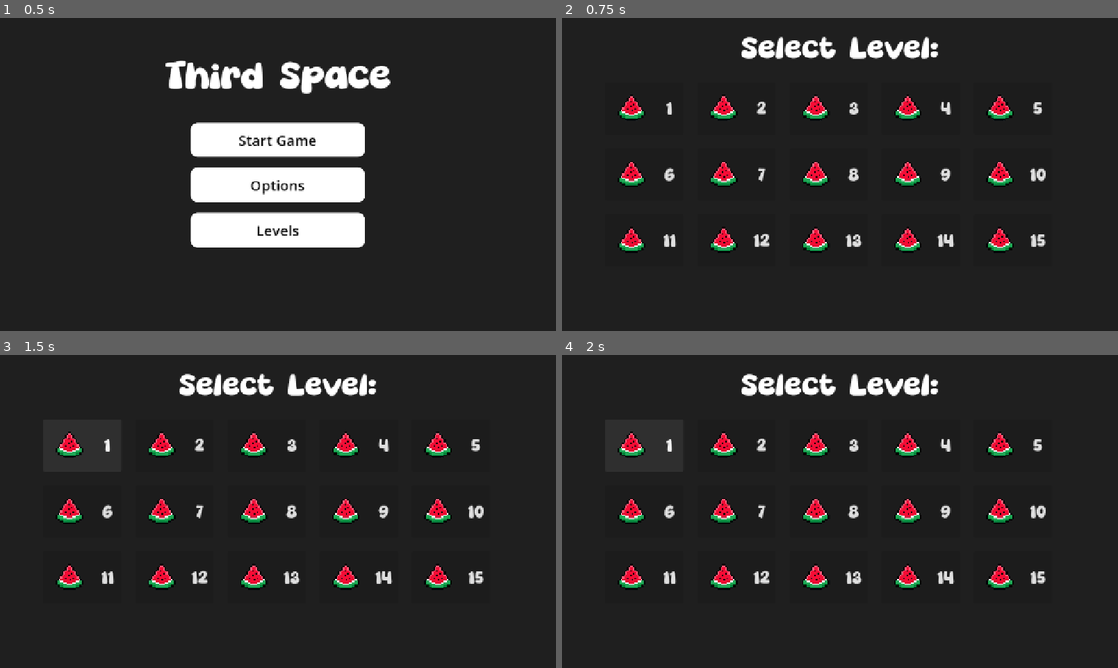
Above: before the commit, frames 1-4 (two rows, left to right).
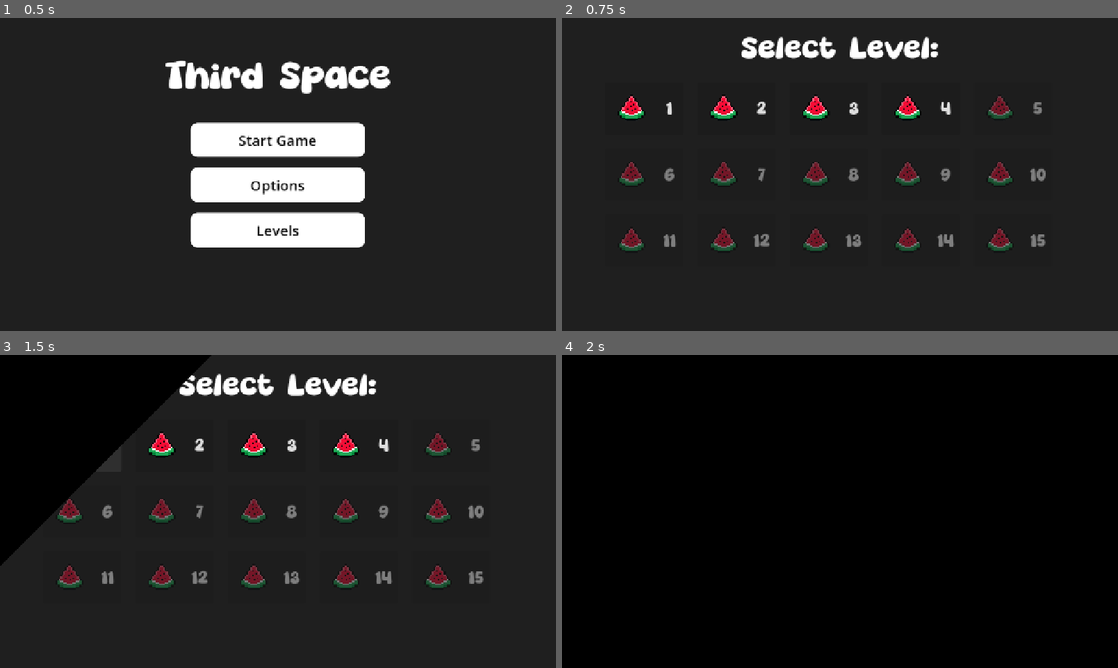
Above: after the commit, the same moments.

Repository: SmoothAsphaltRoads/thirdspacegame
Game: Godot game, scene res://scenes/main_menu.tscn
Same seed, same stepped clock (60 frames per second), same inputs: the game is played once before the commit and once after it.
Inputs:
- Up to frame 1 (0.5 s): no input
- Up to frame 2 (0.75 s): click "Levels" at 0.5 s
- Up to frame 3 (1.5 s): click "1" at 1.25 s
- Up to frame 4 (2 s): no input

Frame 1 is identical in both runs. In frame 2, 2.9% of the frame differs, in the area x 10-87%, y 24-75%; in frame 3, 16%; in frame 4, 99%, in the area x 0-100%, y 0-100%.

Commit message:
hooked up the level select

Diff:
--- a/scenes/main_menu.tscn
+++ b/scenes/main_menu.tscn
@@ -267,7 +267,6 @@
 horizontal_alignment = 1
 vertical_alignment = 1
 
-[connection signal="pressed" from="MainButtons/Button3" to="." method="_on_levels_pressed"]
 [connection signal="pressed" from="Options/Button3" to="." method="_on_back_options_pressed"]
 [connection signal="value_changed" from="Options/AudioControl" to="Options/AudioControl" method="_on_value_changed"]
 [connection signal="toggled" from="Options/FullscreenControl" to="Options/FullscreenControl" method="_on_toggled"]
--- a/scripts/level_manager.gd
+++ b/scripts/level_manager.gd
@@ -24,6 +24,13 @@
 	current_level = current_level % levels.size()
 	change_scene(levels[current_level])
 
+func load_level(index : int) -> void:
+	if is_changing:
+		return
+	current_level = index % levels.size()
+	change_scene(levels[current_level])
+
+
 func restart_level() -> void:
 	change_scene(levels[current_level])
 
--- a/scripts/level_select.gd
+++ b/scripts/level_select.gd
@@ -1,17 +1,15 @@
 extends Control
 
+@onready var rows: VBoxContainer = $MarginContainer/VBoxContainer
 
-# Called when the node enters the scene tree for the first time.
 func _ready() -> void:
-	pass # Replace with function body.
-
-
-# Called every frame. 'delta' is the elapsed time since the previous frame.
-func _process(delta: float) -> void:
-	pass
-func on_level_1_pressed() -> void:
-	get_tree().change_scene_to_file("res://scenes/levels/level_1.tscn")
-func on_level_2_pressed() -> void:
-	get_tree().change_scene_to_file("res://scenes/levels/level_2.tscn")
-func on_level_3_pressed() -> void:
-	get_tree().change_scene_to_file("res://scenes/levels/level_3.tscn")
+	var index := 0
+	for row in rows.get_children():
+		for button in row.get_children():
+			if button is Button:
+				button.text = str(index+1)
+				if index < LevelManager.levels.size():
+					button.pressed.connect(LevelManager.load_level.bind(index))
+				else:
+					button.disabled = true
+				index += 1
